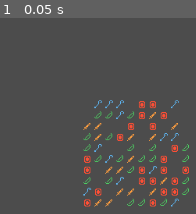
Above: before the commit, frame 1.
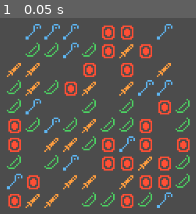
Above: after the commit, the same moment.

Repository: AGPritchard/inventory
Game: Godot game, scene res://src/inventory/inventory.tscn
The game is run twice, just before and just after one commit, with the same random seed, the same clock (stepped at 60 frames per second) and the same inputs. The project has no main scene, so this scene is started directly.
Inputs:
- Up to frame 1 (0.05 s): no input

The runs differ from the first frame. In frame 1, 21% of the frame differs, in the area x 3-97%, y 3-97%.

Commit message:
Update item slot size and grid anchors and margins

Diff:
--- a/src/inventory/inventory.gd
+++ b/src/inventory/inventory.gd
@@ -25,6 +25,8 @@
 	$GridContainer.columns = columns
 	for i in slot_count:
 		var item_slot = TextureRect.new()
+		item_slot.rect_min_size = Vector2(20, 20)
+		item_slot.expand = true
 		item_slot.name = str(i)
 
 		# pick a random item type
@@ -43,6 +45,8 @@
 
 		item_slot.connect("gui_input", self, "_on_item_slot_input", [i])
 		$GridContainer.add_child(item_slot)
+
+	$GridContainer.set_anchors_and_margins_preset(Control.PRESET_CENTER)
 
 func _on_item_slot_input(event: InputEvent, slot_number: int) -> void:
 	if event is InputEventMouseButton and event.button_index == BUTTON_LEFT and event.is_pressed():
